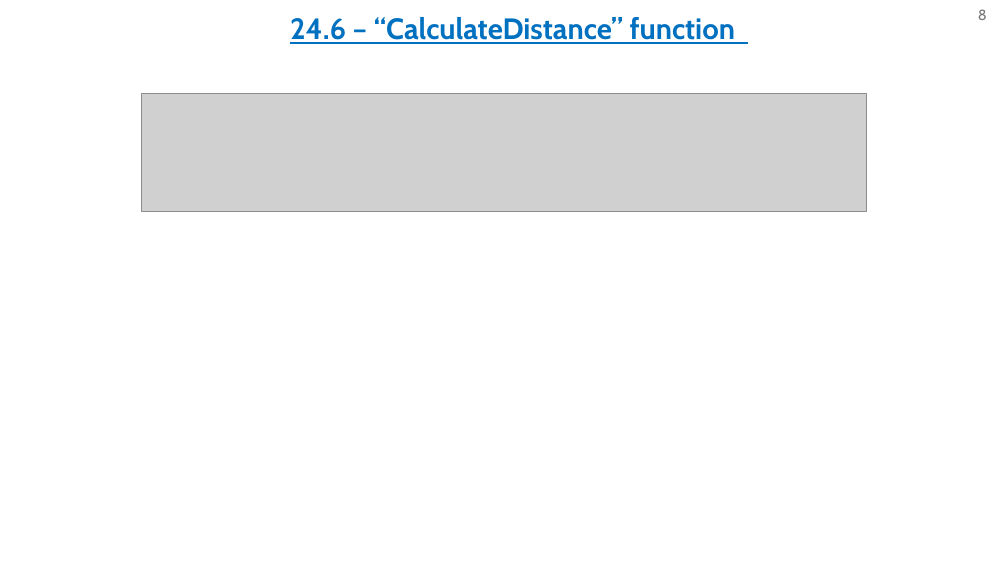
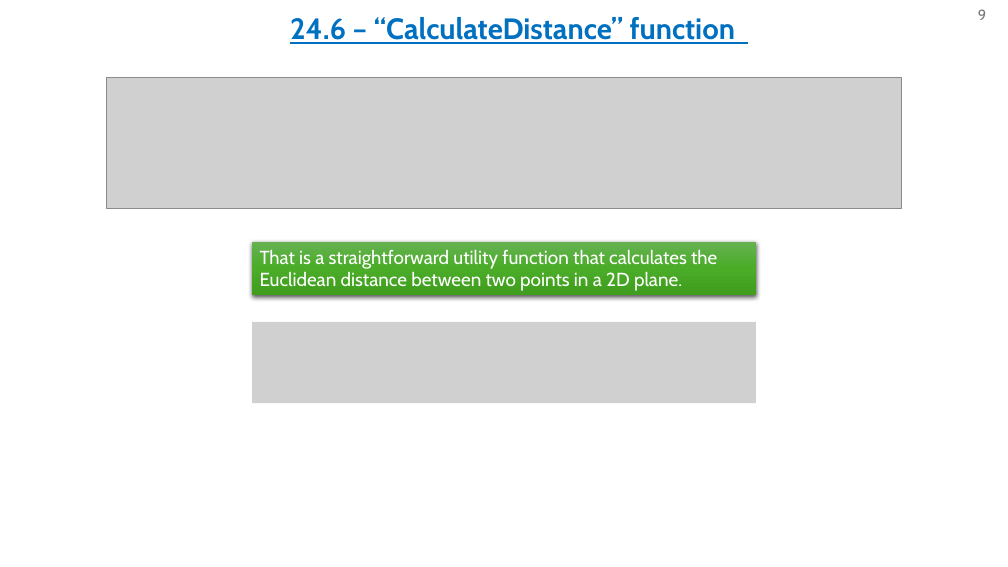
Before and after one commit to omripony/image-processing, a slide deck: slide 9 of labs/lab24- for barak's check/version 2/1950-2210-7939-ImPr24-2.pptx (slide 8 before the commit). Drawn at 1008x567 pixels with LibreOffice and Linux fonts; fonts in the diff are those of the drawing; grey boxes stand for pictures. Boxes give left, top, right and bottom in pixels: in the first picture for what was removed or moved away, otherwise in the second. Text is boxed around its words. In the diff, an @@ line names an element or a change of style, - is before the commit and + after.

```diff
--- a/labs/lab24- for barak's check/version 2/1950-2210-7939-ImPr24-2.pptx
+++ b/labs/lab24- for barak's check/version 2/1950-2210-7939-ImPr24-2.pptx
@@ page number at [978, 9, 986, 20]: text changed @@
-8
+9
@@ picture: place and size @@
-picture at [141, 93, 867, 212]
+picture at [107, 77, 902, 208]
@@ rectangle added at [252, 241, 755, 295], fill gradient #66B354 to #4BAD28 to #409F1E, 18 pt, text #FFFFFF @@
+That is a straightforward utility function that calculates the Euclidean distance between two points in a 2D plane.
@@ picture added at [252, 322, 755, 403] @@
```
Also in this commit, not shown: 12 other slides changed, 11 slides added, 28 other files.
